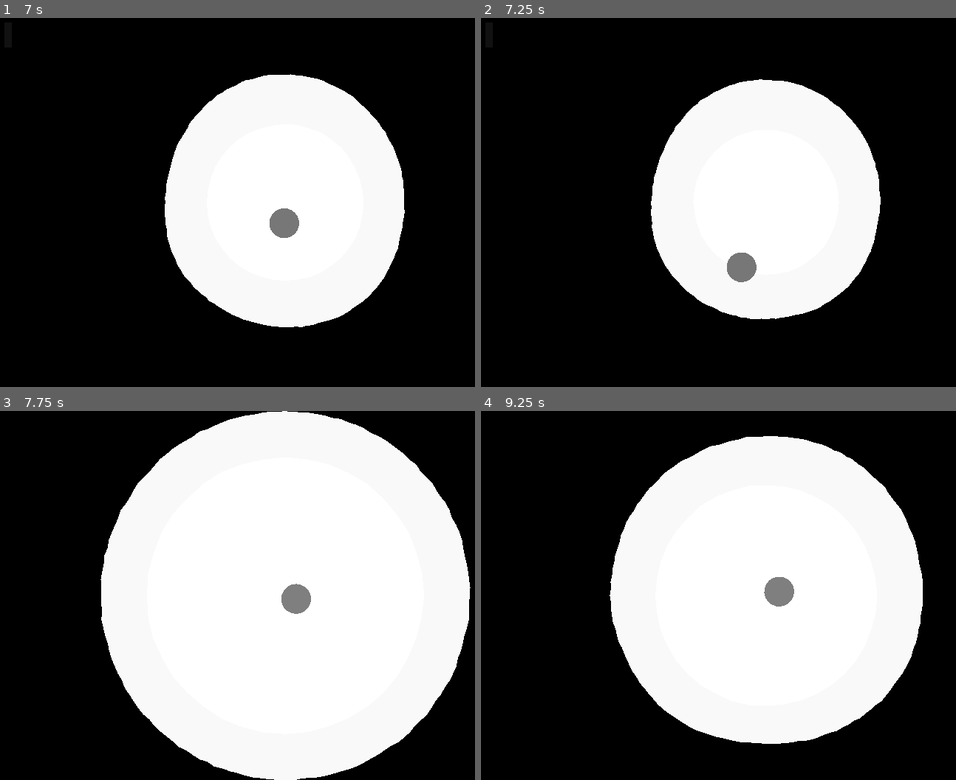
Above: before the commit, frames 1-4 (two rows, left to right).
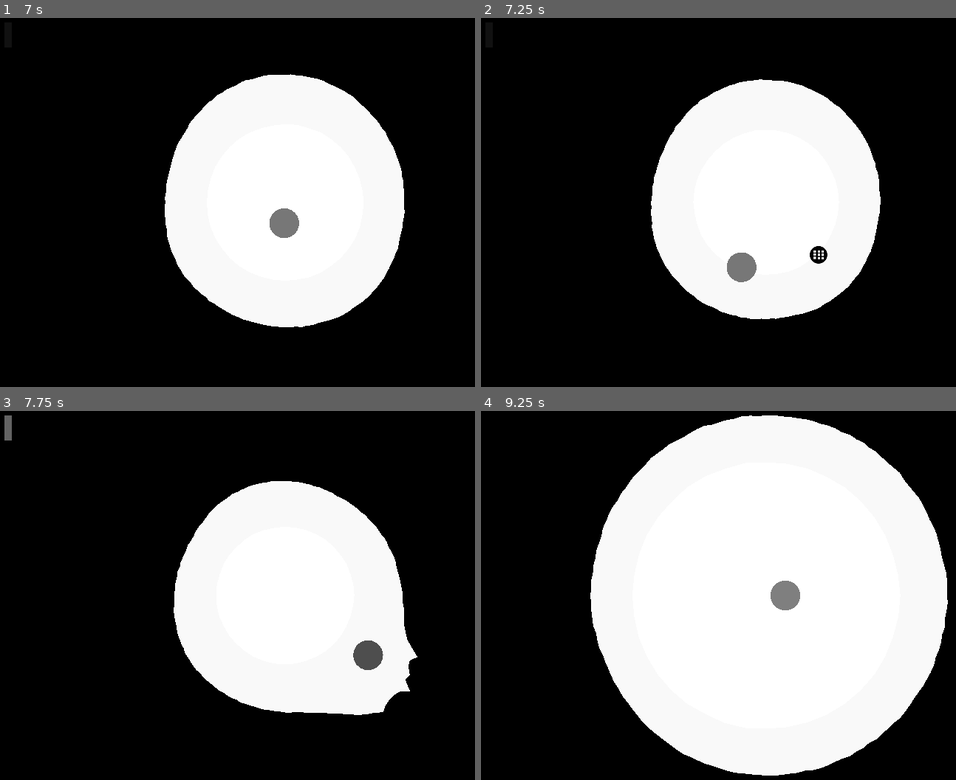
Above: after the commit, the same moments.

Repository: sergei11156/limetedSpace
Game: Godot game, scene res://main.tscn
The game is run twice, just before and just after one commit, with the same random seed, the same clock (stepped at 60 frames per second) and the same inputs.
Inputs (mouse positions are in pixels of both pictures, inside the frame that each line leads up to):
- Up to frame 1 (7 s): move the mouse to (256, 276) at 0.52 s; tap Space (shot) every 0.75 s from 0.6 to 6.6 s; move the mouse to (460, 257) at 1.27 s; move the mouse to (109, 147) at 2.02 s; move the mouse to (313, 202) at 2.77 s; move the mouse to (194, 110) at 3.52 s; move the mouse to (413, 184) at 4.27 s; move the mouse to (166, 220) at 5.02 s; move the mouse to (342, 121) at 5.77 s; move the mouse to (256, 276) at 6.52 s
- Up to frame 2 (7.25 s): no input
- Up to frame 3 (7.75 s): move the mouse to (460, 650) at 7.27 s; tap Space (shot) at 7.35 s
- Up to frame 4 (9.25 s): move the mouse to (590, 540) at 8.02 s; tap Space (shot) at 8.1, 8.85 s; move the mouse to (794, 595) at 8.77 s

Frame 1 is identical in both runs. In frame 2, 0.1% of the frame differs, in the area x 69-73%, y 61-67%; in frame 3, 37%, in the area x 0-100%, y 0-100%; in frame 4, 14%.

Commit message:
added bonus

Diff:
--- a/danger.gd
+++ b/bonus.gd
@@ -1,14 +1,19 @@
-extends RigidBody2D
+extends Area2D
 
 
 # Called when the node enters the scene tree for the first time.
 func _ready():
 	pass # Replace with function body.
 
-func drawDanger(vertices: Array, radius):
-	polygonVertices.push_back(vertice.normalized() * radius * 4)
-
 
 # Called every frame. 'delta' is the elapsed time since the previous frame.
 func _process(delta):
 	pass
+
+
+
+
+func _on_body_entered(body):
+	if body.name == "Player":
+		body.makeSixShot()
+	queue_free()
--- /dev/null
+++ b/bonus.svg
@@ -0,0 +1,143 @@
+<?xml version="1.0" encoding="UTF-8" standalone="no"?>
+<!-- Created with Inkscape (http://www.inkscape.org/) -->
+
+<svg
+   width="20mm"
+   height="20mm"
+   viewBox="0 0 20 20"
+   version="1.1"
+   id="svg1"
+   inkscape:version="1.3 (0e150ed, 2023-07-21)"
+   sodipodi:docname="bonus.svg"
+   xmlns:inkscape="http://www.inkscape.org/namespaces/inkscape"
+   xmlns:sodipodi="http://sodipodi.sourceforge.net/DTD/sodipodi-0.dtd"
+   xmlns="http://www.w3.org/2000/svg"
+   xmlns:svg="http://www.w3.org/2000/svg">
+  <sodipodi:namedview
+     id="namedview1"
+     pagecolor="#ffffff"
+     bordercolor="#999999"
+     borderopacity="1"
+     inkscape:showpageshadow="2"
+     inkscape:pageopacity="0"
+     inkscape:pagecheckerboard="0"
+     inkscape:deskcolor="#d1d1d1"
+     inkscape:document-units="mm"
+     inkscape:zoom="6.5326659"
+     inkscape:cx="30.538834"
+     inkscape:cy="33.141141"
+     inkscape:window-width="1312"
+     inkscape:window-height="784"
+     inkscape:window-x="0"
+     inkscape:window-y="25"
+     inkscape:window-maximized="0"
+     inkscape:current-layer="layer1"
+     showguides="true">
+    <sodipodi:guide
+       position="14.655362,8.2757096"
+       orientation="0,-1"
+       id="guide2"
+       inkscape:locked="false" />
+    <sodipodi:guide
+       position="9.8589157,9.2837867"
+       orientation="0,-1"
+       id="guide3"
+       inkscape:locked="false" />
+    <sodipodi:guide
+       position="14.545473,12.827281"
+       orientation="0,-1"
+       id="guide4"
+       inkscape:locked="false" />
+    <sodipodi:guide
+       position="16.002878,11.427029"
+       orientation="1,0"
+       id="guide5"
+       inkscape:locked="false" />
+    <sodipodi:guide
+       position="11.716393,10.34112"
+       orientation="1,0"
+       id="guide6"
+       inkscape:locked="false" />
+    <sodipodi:guide
+       position="7.1727184,12.055714"
+       orientation="1,0"
+       id="guide7"
+       inkscape:locked="false" />
+  </sodipodi:namedview>
+  <defs
+     id="defs1" />
+  <g
+     inkscape:label="Layer 1"
+     inkscape:groupmode="layer"
+     id="layer1">
+    <circle
+       style="fill:#000000;stroke-width:0.337038"
+       id="path2"
+       cx="10"
+       cy="10"
+       r="10" />
+    <rect
+       style="fill:#ffffff;fill-opacity:1;stroke-width:0.264583"
+       id="rect2"
+       width="2.6575058"
+       height="2.6575053"
+       x="4.5318766"
+       y="4.9139471" />
+    <rect
+       style="fill:#ffffff;fill-opacity:1;stroke-width:0.264583"
+       id="rect2-5"
+       width="2.6575058"
+       height="2.6575053"
+       x="8.8478947"
+       y="5.0192585" />
+    <rect
+       style="fill:#ffffff;fill-opacity:1;stroke-width:0.264583"
+       id="rect2-5-4"
+       width="2.6575058"
+       height="2.6575053"
+       x="13.137464"
+       y="5.0372252" />
+    <rect
+       style="fill:#ffffff;fill-opacity:1;stroke-width:0.264583"
+       id="rect2-5-4-8"
+       width="2.6575058"
+       height="2.6575053"
+       x="13.094421"
+       y="8.5816422" />
+    <rect
+       style="fill:#ffffff;fill-opacity:1;stroke-width:0.264583"
+       id="rect2-5-4-8-4"
+       width="2.6575058"
+       height="2.6575053"
+       x="8.8279486"
+       y="8.5985088" />
+    <rect
+       style="fill:#ffffff;fill-opacity:1;stroke-width:0.264583"
+       id="rect2-5-4-8-4-2"
+       width="2.6575058"
+       height="2.6575053"
+       x="4.529398"
+       y="8.4034681" />
+    <rect
+       style="fill:#ffffff;fill-opacity:1;stroke-width:0.264583"
+       id="rect2-5-4-8-1"
+       width="2.6575058"
+       height="2.6575053"
+       x="13.159638"
+       y="12.283135" />
+    <rect
+       style="fill:#ffffff;fill-opacity:1;stroke-width:0.264583"
+       id="rect2-5-4-8-4-3"
+       width="2.6575058"
+       height="2.6575053"
+       x="8.8826599"
+       y="12.298144" />
+    <rect
+       style="fill:#ffffff;fill-opacity:1;stroke-width:0.264583"
+       id="rect2-5-4-8-4-2-7"
+       width="2.6575058"
+       height="2.6575053"
+       x="4.5428691"
+       y="12.140485" />
+  </g>
+</svg>
--- /dev/null
+++ b/bonus.tscn
@@ -0,0 +1,31 @@
+[gd_scene load_steps=5 format=3 uid="uid://bhgqb4ldw40cp"]
+
+[ext_resource type="Script" path="res://bonus.gd" id="1_5r3ns"]
+[ext_resource type="Texture2D" uid="uid://sfgdh1e3sric" path="res://bonus.svg" id="1_pfmtn"]
+
+[sub_resource type="SpriteFrames" id="SpriteFrames_68681"]
+animations = [{
+"frames": [{
+"duration": 1.0,
+"texture": ExtResource("1_pfmtn")
+}],
+"loop": true,
+"name": &"default",
+"speed": 5.0
+}]
+
+[sub_resource type="CircleShape2D" id="CircleShape2D_js3iw"]
+radius = 38.0132
+
+[node name="Bonus" type="Area2D"]
+collision_layer = 4
+collision_mask = 4
+script = ExtResource("1_5r3ns")
+
+[node name="AnimatedSprite2D" type="AnimatedSprite2D" parent="."]
+sprite_frames = SubResource("SpriteFrames_68681")
+
+[node name="CollisionShape2D" type="CollisionShape2D" parent="."]
+shape = SubResource("CircleShape2D_js3iw")
+
+[connection signal="body_entered" from="." to="." method="_on_body_entered"]
--- a/bullet.tscn
+++ b/bullet.tscn
@@ -1,7 +1,7 @@
 [gd_scene load_steps=5 format=3 uid="uid://bkm4umngv77q1"]
 
 [ext_resource type="Script" path="res://bullet.gd" id="1_tim8k"]
-[ext_resource type="Texture2D" uid="uid://dknui6y2pmete" path="res://player.svg" id="2_l5d05"]
+[ext_resource type="Texture2D" uid="uid://dknui6y2pmete" path="res://bullet.svg" id="2_hp5u3"]
 
 [sub_resource type="CircleShape2D" id="CircleShape2D_qhu0e"]
 radius = 30.1496
@@ -10,7 +10,7 @@
 animations = [{
 "frames": [{
 "duration": 1.0,
-"texture": ExtResource("2_l5d05")
+"texture": ExtResource("2_hp5u3")
 }],
 "loop": true,
 "name": &"default",
--- a/main.gd
+++ b/main.gd
@@ -1,5 +1,7 @@
 extends Node
 @export var bulletScene: PackedScene
+@export var bonusScene: PackedScene
+
 var loadIndicators = []
 
 # Called when the node enters the scene tree for the first time.
@@ -12,9 +14,7 @@
 func _process(delta):
 	if Input.is_action_just_pressed("shot"):
 		if $Player.is_shot_available():
-			var bullet = bulletScene.instantiate()
-			bullet.shotAt($Player.position, $Player.rotation)
-			add_child(bullet)
+			makeShot($Player.position, $Player.rotation)
 			$Player.shotsFired()
 
 
@@ -27,6 +27,10 @@
 		for i in range($Player.availableShots + 1, loadIndicators.size()):
 			loadIndicators[i].set_color(Color(0, 0, 0))
 
+func makeShot(pos, rot):
+	var bullet = bulletScene.instantiate()
+	bullet.shotAt(pos, rot)
+	add_child(bullet)
 
 func _physics_process(delta):
 	$Player.updateReloadTime(delta, $FreeArea.averageRadius, $FreeArea.center)
@@ -45,3 +49,18 @@
 func _on_free_area_player_hit_border():
 	$FreeArea.startGame()
 	$Player.startGame()
+
+
+
+func _on_create_bonus_timer_timeout():
+	var bonus = bonusScene.instantiate()
+	var rand = randi() % int($FreeArea.averageRadius - $Player.maxDistanceToRadiusToGainReload)
+	var v = Vector2(rand, rand)
+	bonus.position = $FreeArea.center + v
+	add_child(bonus)
+
+
+
+func _on_player_make_6_shot():
+	for i in range(6):
+		makeShot($Player.position, $Player.rotation + (i * (PI/3/6) - PI/3/6/2))
--- a/main.tscn
+++ b/main.tscn
@@ -1,13 +1,15 @@
-[gd_scene load_steps=5 format=3 uid="uid://c41mh216ishgs"]
+[gd_scene load_steps=6 format=3 uid="uid://c41mh216ishgs"]
 
 [ext_resource type="PackedScene" uid="uid://cgcyys4tghaf" path="res://freeArea.tscn" id="1_amc8x"]
 [ext_resource type="Script" path="res://main.gd" id="1_ncd3l"]
 [ext_resource type="PackedScene" uid="uid://bauktxrl3uuey" path="res://player.tscn" id="2_sint0"]
 [ext_resource type="PackedScene" uid="uid://bkm4umngv77q1" path="res://bullet.tscn" id="2_ykwac"]
+[ext_resource type="PackedScene" uid="uid://bhgqb4ldw40cp" path="res://bonus.tscn" id="3_m6w2k"]
 
 [node name="main" type="Node"]
 script = ExtResource("1_ncd3l")
 bulletScene = ExtResource("2_ykwac")
+bonusScene = ExtResource("3_m6w2k")
 
 [node name="FreeArea" parent="." instance=ExtResource("1_amc8x")]
 
@@ -47,4 +49,10 @@
 offset_bottom = 130.0
 color = Color(0, 0, 0, 1)
 
+[node name="CreateBonusTimer" type="Timer" parent="."]
+wait_time = 7.0
+autostart = true
+
 [connection signal="playerHitBorder" from="FreeArea" to="." method="_on_free_area_player_hit_border"]
+[connection signal="make6Shot" from="Player" to="." method="_on_player_make_6_shot"]
+[connection signal="timeout" from="CreateBonusTimer" to="." method="_on_create_bonus_timer_timeout"]
--- a/player.gd
+++ b/player.gd
@@ -8,7 +8,8 @@
 var maxShots = 3
 var shotProgress
 @export var maxDistanceToRadiusToGainReload = 200
-# Called when the node enters the scene tree for the first time.
+
+signal make6Shot
 func _ready():
 	var vertices = []
 	for step in range(20):
@@ -60,3 +61,7 @@
 func startGame():
 	position = get_viewport_rect().size / 2
 	waitReloadTime = 0
+	availableShots = 0
+
+func makeSixShot():
+	make6Shot.emit()
--- a/player.tscn
+++ b/player.tscn
@@ -6,6 +6,7 @@
 radius = 67.0075
 
 [node name="Player" type="CharacterBody2D"]
+collision_layer = 5
 platform_wall_layers = 1
 script = ExtResource("1_etvuo")
 
--- a/project.godot
+++ b/project.godot
@@ -13,7 +13,6 @@
 config/name="limitedSpace"
 run/main_scene="res://main.tscn"
 config/features=PackedStringArray("4.1", "GL Compatibility")
-config/icon="res://icon.svg"
 
 [display]
 
Not shown, added: bonus.svg.import
Renamed: player.svg -> bullet.svg
Not shown, changed: bullet.svg.import
